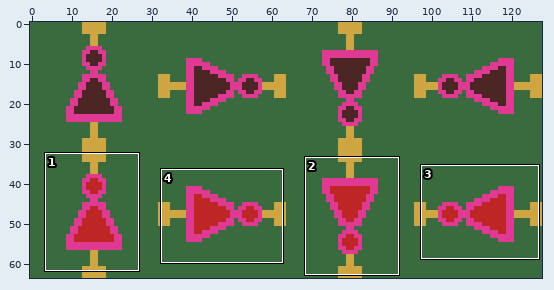
One commit to this sprite sheet: assets/textures/not_gate.png. Above, an overview of the earlier version with the close-up marked.
Close-up. Before:
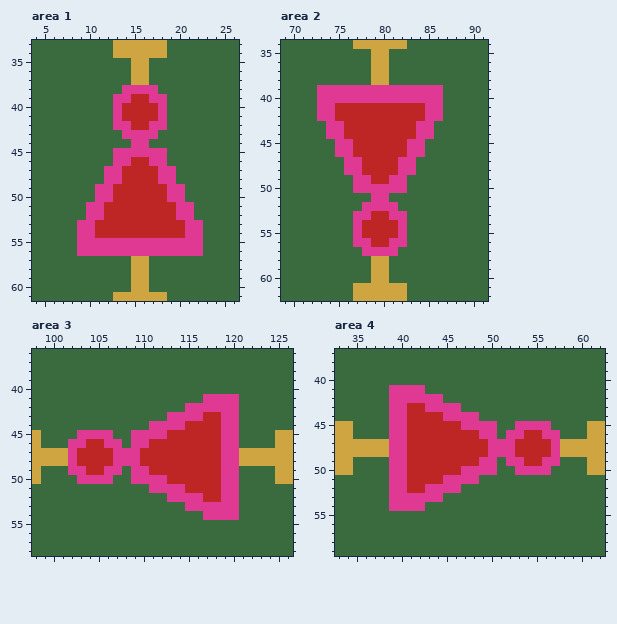
The file is 128x64 pixels. Shown: area 1: x 4..26, y 33..61; area 2: x 69..91, y 34..62; area 3: x 98..126, y 36..58; area 4: x 33..62, y 37..59. The commit also changed other parts of the picture, which this record leaves out.
After:
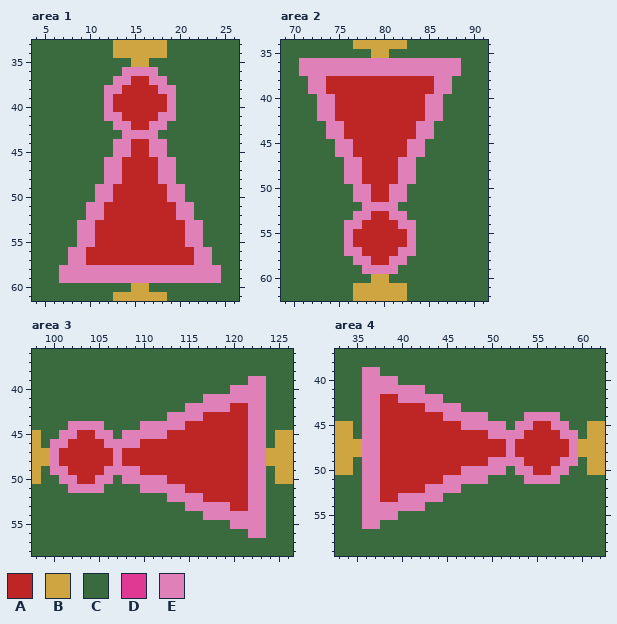
Palette (. is transparent): A #be2525  B #cfa541  C #3a6b3f  D #e03994  E #e080b8
The edit:
Area 1:
y 36: x 14..17 CBBC -> EEEE
y 37: x 13..18 CCBBCC -> EEAAEE
y 38: x 12..19 CCDDDDCC -> EEAAAAEE
y 39: x 12..14 CDD -> EAA; x 17..19 DDC -> AAE
y 40: x 12..13 CD -> EA; x 18..19 DC -> AE
y 41: x 12..13 CD -> EE; x 18..19 DC -> EE
y 42: x 13..14 DD -> EE; x 17..18 DD -> EE
y 43: x 14..17 DDDD -> EEEE
y 44: x 13..18 CCDDCC -> EEAAEE
y 45: x 13..18 DDDDDD -> EEAAEE
y 46: x 12..14 CDD -> EEA; x 17..19 DDC -> AEE
y 47..48: x 12..13 DD -> EE; x 18..19 DD -> EE
y 49..50: x 11..12 DD -> EE; x 19..20 DD -> EE
y 51..52: x 10..11 DD -> EE; x 20..21 DD -> EE
y 53..54: x 9..10 DD -> EE; x 21..22 DD -> EE
y 55: x 9..22 DDDDDDDDDDDDDD -> EEAAAAAAAAAAEE
y 56: x 8..23 CDDDDDDDDDDDDDDC -> EEAAAAAAAAAAAAEE
y 57: x 8..23 CCCCCCCBBCCCCCCC -> EEAAAAAAAAAAAAEE
y 58..59: x 7..24 CCCCCCCCBBCCCCCCCC -> EEEEEEEEEEEEEEEEEE
Area 2:
y 36..37: x 71..88 CCCCCCCCBBCCCCCCCC -> EEEEEEEEEEEEEEEEEE
y 38: x 72..87 CCCCCCCBBCCCCCCC -> EEAAAAAAAAAAAAEE
y 39: x 72..87 CDDDDDDDDDDDDDDC -> EEAAAAAAAAAAAAEE
y 40: x 73..86 DDDDDDDDDDDDDD -> EEAAAAAAAAAAEE
y 41..42: x 73..74 DD -> EE; x 85..86 DD -> EE
y 43..44: x 74..75 DD -> EE; x 84..85 DD -> EE
y 45..46: x 75..76 DD -> EE; x 83..84 DD -> EE
y 47..48: x 76..77 DD -> EE; x 82..83 DD -> EE
y 49: x 76..78 CDD -> EEA; x 81..83 DDC -> AEE
y 50: x 77..82 DDDDDD -> EEAAEE
y 51: x 77..82 CCDDCC -> EEAAEE
y 52: x 78..81 DDDD -> EEEE
y 53: x 77..78 DD -> EE; x 81..82 DD -> EE
y 54: x 76..77 CD -> EE; x 82..83 DC -> EE
y 55: x 76..77 CD -> EA; x 82..83 DC -> AE
y 56: x 76..78 CDD -> EAA; x 81..83 DDC -> AAE
y 57: x 76..83 CCDDDDCC -> EEAAAAEE
y 58: x 77..82 CCBBCC -> EEAAEE
y 59: x 78..81 CBBC -> EEEE
Area 3:
y 39: x 122..123 CC -> EE
y 40: x 120..123 CCCC -> EEEE
y 41: x 117..123 DDDDCCC -> EEEEEEE
y 42: x 115..123 DDDDDDCCC -> EEEEEAAEE
y 43: x 113..116 DDDD -> EEEE; x 119..123 DDCCC -> AAAEE
y 44: x 102..105 CCCC -> EEEE; x 110..114 CDDDD -> EEEEE; x 119..123 DDCCC -> AAAEE
y 45: x 101..106 CCDDDD -> EEAAEE; x 108..112 CDDDD -> EEEEE; x 119..123 DDCCC -> AAAEE
y 46: x 100..103 CCDD -> EEAA; x 106..110 DDCDD -> EEEEA; x 119..123 DDCCC -> AAAEE
y 47..48: x 100..102 BBD -> EAA; x 107..109 DDD -> EAA; x 119..123 DDBBB -> AAAEE
y 49: x 100..103 CCDD -> EEAA; x 106..110 DDCDD -> EEEEA; x 119..123 DDCCC -> AAAEE
y 50: x 101..106 CCDDDD -> EEAAEE; x 108..112 CDDDD -> EEEEE; x 119..123 DDCCC -> AAAEE
y 51: x 102..105 CCCC -> EEEE; x 110..114 CDDDD -> EEEEE; x 119..123 DDCCC -> AAAEE
y 52: x 113..116 DDDD -> EEEE; x 119..123 DDCCC -> AAAEE
y 53: x 115..123 DDDDDDCCC -> EEEEEAAEE
y 54: x 117..123 DDDDCCC -> EEEEEEE
y 55: x 120..123 CCCC -> EEEE
y 56: x 122..123 CC -> EE
Area 4:
y 39: x 36..37 CC -> EE
y 40: x 36..39 CCCC -> EEEE
y 41: x 36..42 CCCDDDD -> EEEEEEE
y 42: x 36..44 CCCDDDDDD -> EEAAEEEEE
y 43: x 36..40 CCCDD -> EEAAA; x 43..46 DDDD -> EEEE
y 44: x 36..40 CCCDD -> EEAAA; x 45..49 DDDDC -> EEEEE; x 54..57 CCCC -> EEEE
y 45: x 36..40 CCCDD -> EEAAA; x 47..51 DDDDC -> EEEEE; x 53..58 DDDDCC -> EEAAEE
y 46: x 36..40 CCCDD -> EEAAA; x 49..53 DDCDD -> AEEEE; x 56..59 DDCC -> AAEE
y 47..48: x 36..40 BBBDD -> EEAAA; x 50..52 DDD -> AAE; x 57..59 DBB -> AAE
y 49: x 36..40 CCCDD -> EEAAA; x 49..53 DDCDD -> AEEEE; x 56..59 DDCC -> AAEE
y 50: x 36..40 CCCDD -> EEAAA; x 47..51 DDDDC -> EEEEE; x 53..58 DDDDCC -> EEAAEE
y 51: x 36..40 CCCDD -> EEAAA; x 45..49 DDDDC -> EEEEE; x 54..57 CCCC -> EEEE
y 52: x 36..40 CCCDD -> EEAAA; x 43..46 DDDD -> EEEE
y 53: x 36..44 CCCDDDDDD -> EEAAEEEEE
y 54: x 36..42 CCCDDDD -> EEEEEEE
y 55: x 36..39 CCCC -> EEEE
y 56: x 36..37 CC -> EE
